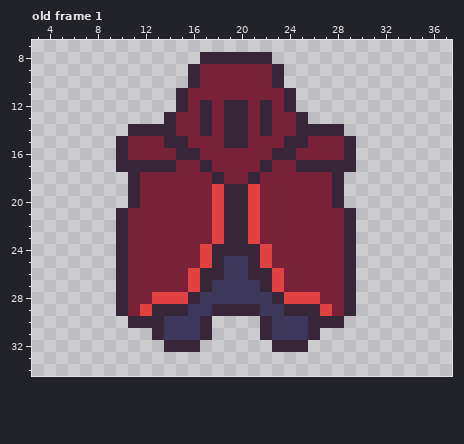
Edited in one commit: pixel-art file (assets/sprites/enemy-heavy.aseprite). The picture above is the old version.
40x40 pixels, 1 frame. Shown: old frame 1: x 3..37, y 7..34. The commit also changed other frames, which this record leaves out.
Once edited:
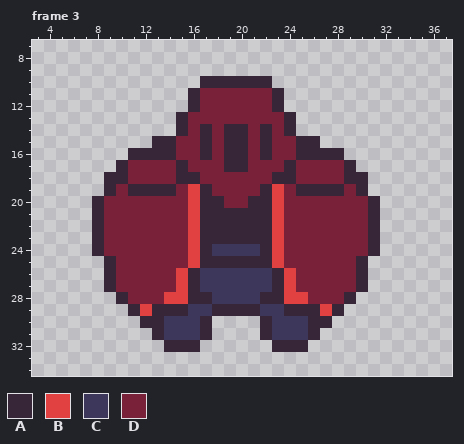
Palette (. is transparent): A #372538  B #e14141  C #3e375c  D #7a213a
A new or re-ordered frame is compared with the old frame closest to it.
Change:
frames 1 -> 7
layer "body a1" now hidden
layer "body" added
layer "cape" added
layer "helmet" added
Changed rows in their new state; - is an unchanged pixel.
Frame 3 is new; against old frame 1:
first column x 8:
 8 ---------......---------
 9 --------........--------
10 --------.AAAAAA.--------
11 -------.A------A.-------
12 -------.AD-DD-DA.-------
13 ------.A-D-DD-D-A.------
14 ---....A--------A....---
15 --...A-D-A----A-D-A...--
16 --.AAAADDA-AA-ADDAAAA.--
17 ---DDDDA-D-AA-D-ADDDD---
18 -AAD---AA-D--D-AA---DAA-
19 -AD-AAA-BADDDDAB-AAA-DA-
20 ADDD----BAADDAAB----DDDA
21 ADD-----BAA--AAB-----DDA
22 ADD-----BAA--AAB-----DDA
23 ADD-----BAA--AAB-----DDA
24 ADD-----BACCCCAB-----DDA
25 -AD-----BA-AA-AB-----DA-
26 -AD----BACC--CCAB----DA-
27 -AD----BAC----CAB----DA-
28 -----D---A----A---D-----
29 --.A----------------A.--
30 ---.----------------.---
